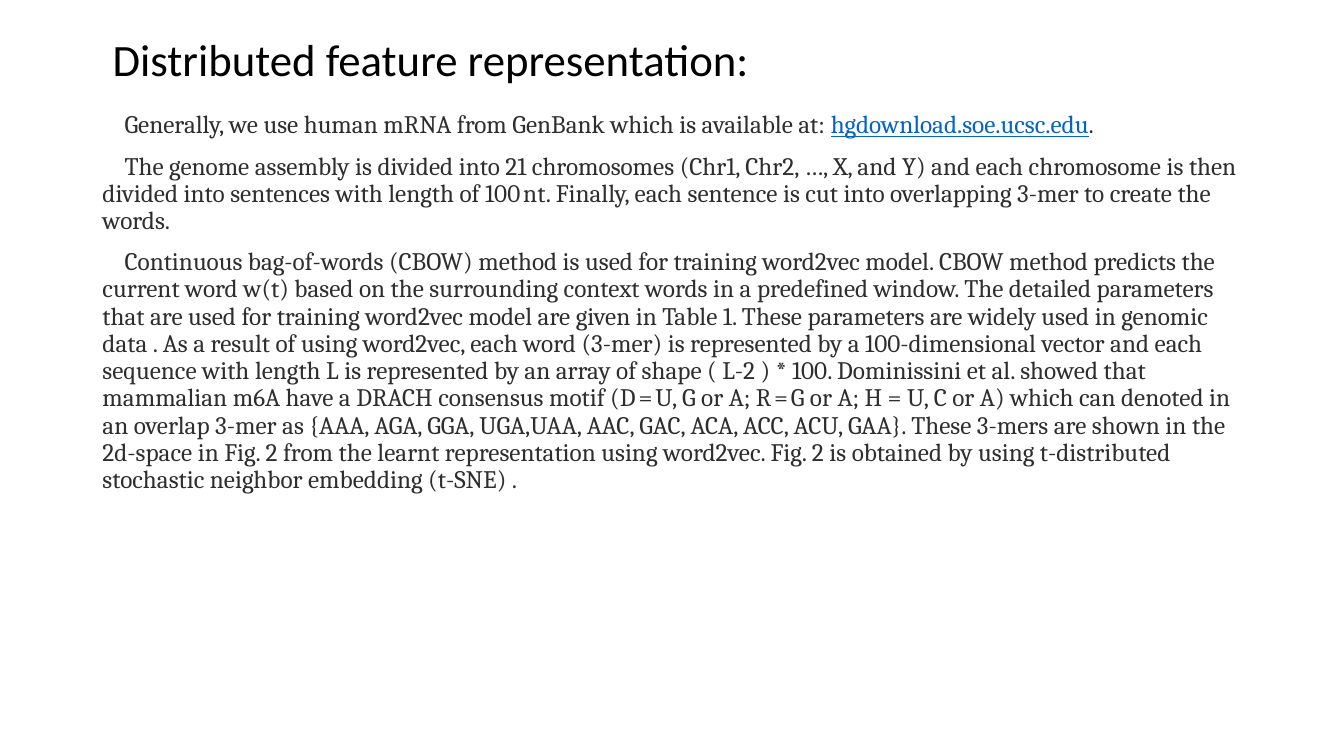
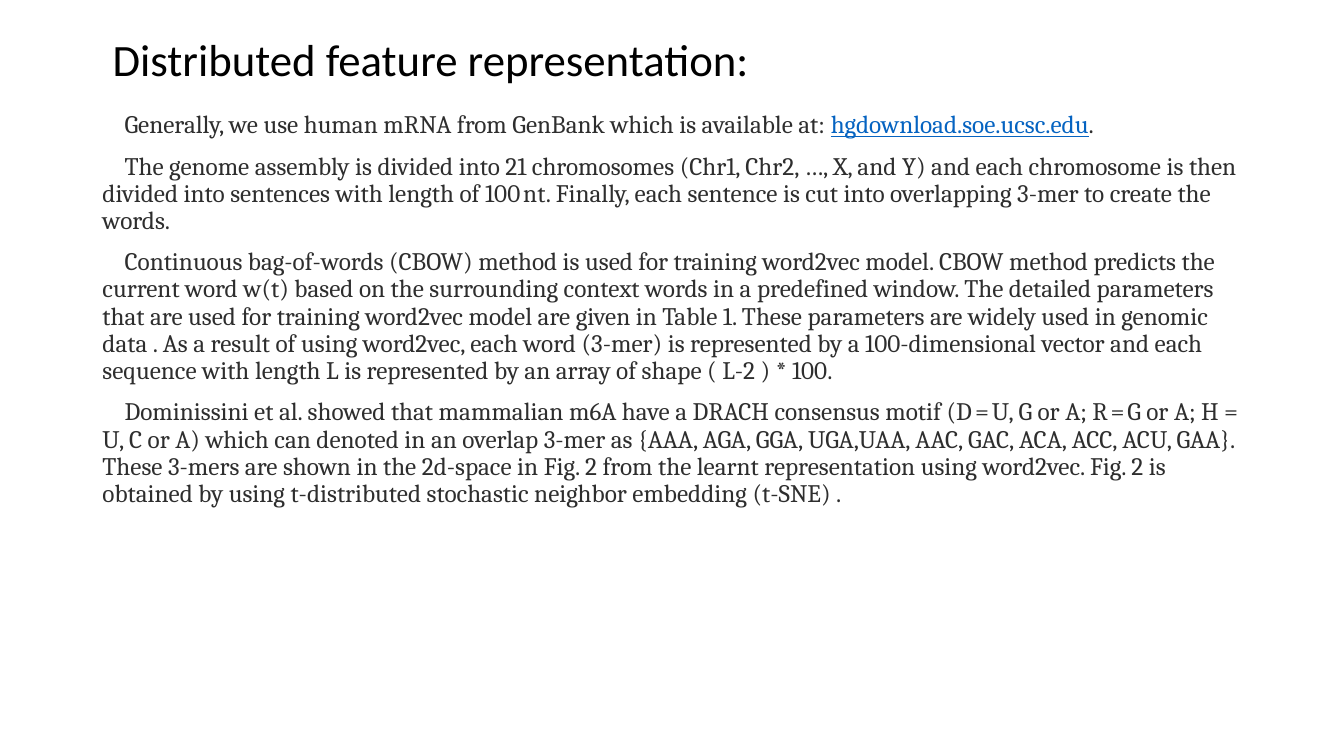
Before and after one commit to YanChengHuang/paper_implement, a slide deck: slide 11 of iN6-Methyl/Presentation/iN6-Methyl.pptx. Drawn at 1344x756 pixels with LibreOffice and Linux fonts; fonts in the diff are those of the drawing. Boxes give left, top, right and bottom in pixels: in the first picture for what was removed or moved away, otherwise in the second. Text is boxed around its words. In the diff, an @@ line names an element or a change of style, - is before the commit and + after.

```diff
--- a/iN6-Methyl/Presentation/iN6-Methyl.pptx
+++ b/iN6-Methyl/Presentation/iN6-Methyl.pptx
@@ text at [102,252,1235,508]: text changed @@
-Continuous bag-of-words (CBOW) method is used for training word2vec model. CBOW method predicts the current word w(t) based on the surrounding context words in a predefined window. The detailed parameters that are used for training word2vec model are given in Table 1. These parameters are widely used in genomic data . As a result of using word2vec, each word (3-mer) is represented by a 100-dimensional vector and each sequence with length L is represented by an array of shape ( L-2 ) * 100. Dominissini et al. showed that mammalian m6A have a DRACH consensus motif (D = U, G or A; R = G or A; H = U, C or A) which can denoted in an overlap 3-mer as {AAA, AGA, GGA, UGA,UAA, AAC, GAC, ACA, ACC, ACU, GAA}. These 3-mers are shown in the 2d-space in Fig. 2 from the learnt representation using word2vec. Fig. 2 is obtained by using t-distributed stochastic neighbor embedding (t-SNE) .
+Continuous bag-of-words (CBOW) method is used for training word2vec model. CBOW method predicts the current word w(t) based on the surrounding context words in a predefined window. The detailed parameters that are used for training word2vec model are given in Table 1. These parameters are widely used in genomic data . As a result of using word2vec, each word (3-mer) is represented by a 100-dimensional vector and each sequence with length L is represented by an array of shape ( L-2 ) * 100.
+Dominissini et al. showed that mammalian m6A have a DRACH consensus motif (D = U, G or A; R = G or A; H = U, C or A) which can denoted in an overlap 3-mer as {AAA, AGA, GGA, UGA,UAA, AAC, GAC, ACA, ACC, ACU, GAA}. These 3-mers are shown in the 2d-space in Fig. 2 from the learnt representation using word2vec. Fig. 2 is obtained by using t-distributed stochastic neighbor embedding (t-SNE) .
```
Also in this commit, not shown: 5 other slides changed, 4 other files.
